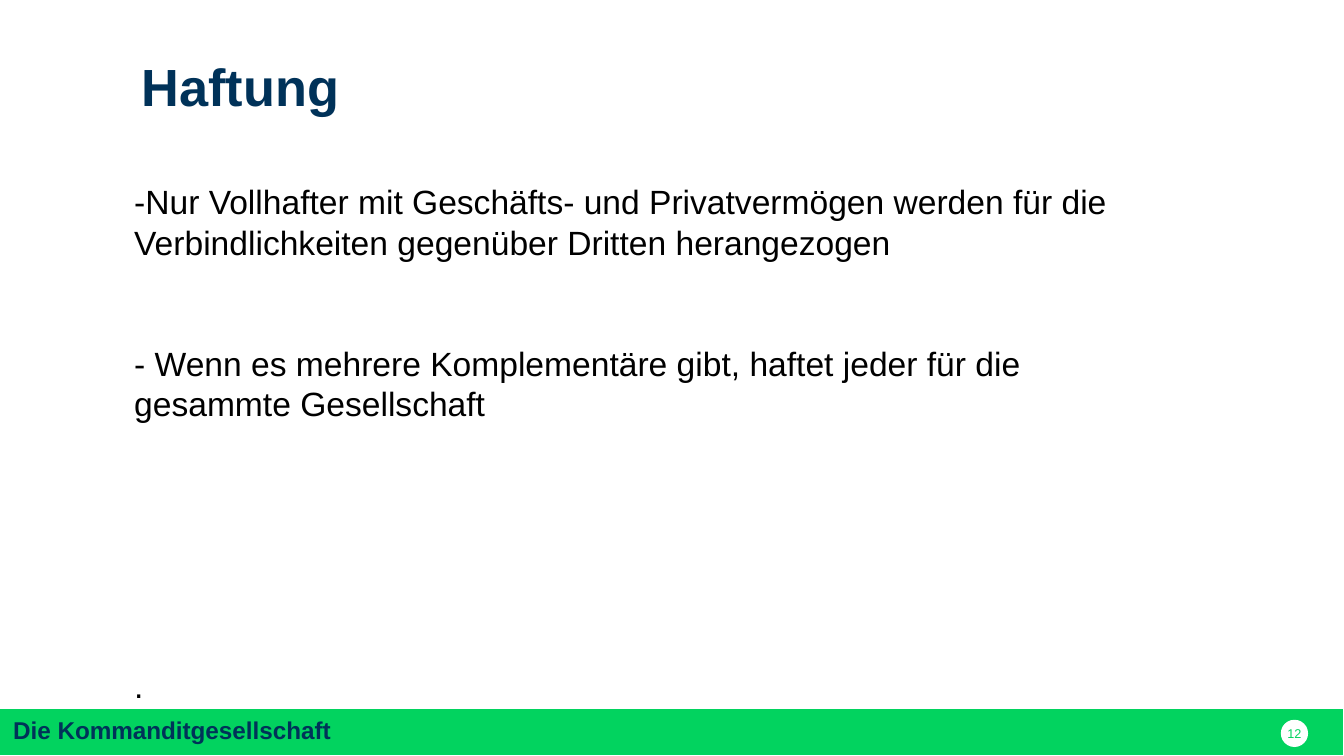
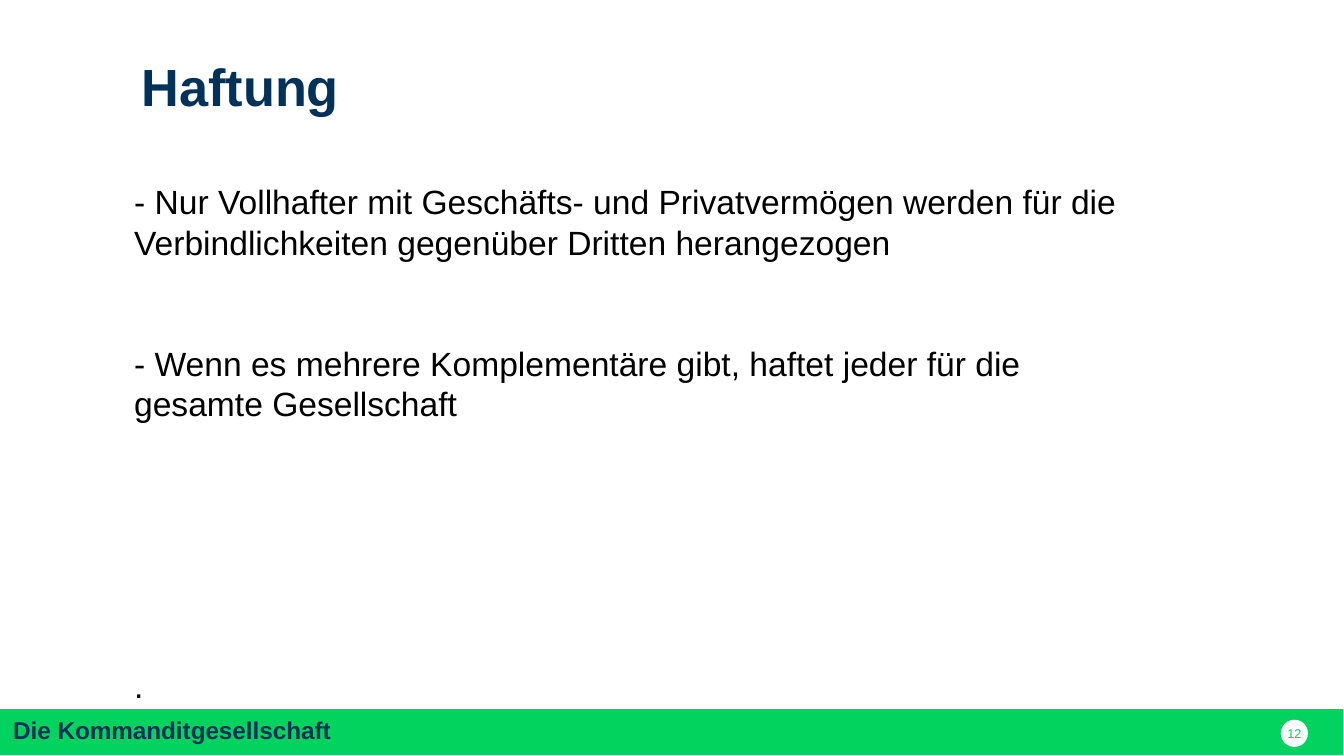
Before and after one commit to nodeg/exercises, a slide deck: slide 12 of FINAL_Referat_BWP_FINAL.pptx. Drawn at 1344x756 pixels with LibreOffice and Linux fonts; fonts in the diff are those of the drawing. Boxes give left, top, right and bottom in pixels: in the first picture for what was removed or moved away, otherwise in the second. Text is boxed around its words. In the diff, an @@ line names an element or a change of style, - is before the commit and + after.

```diff
--- a/FINAL_Referat_BWP_FINAL.pptx
+++ b/FINAL_Referat_BWP_FINAL.pptx
@@ text at <box>134,189,1116,422</box>: text changed @@
--Nur Vollhafter mit Geschäfts- und Privatvermögen werden für die Verbindlichkeiten gegenüber Dritten herangezogen
-- Wenn es mehrere Komplementäre gibt, haftet jeder für die gesammte Gesellschaft
+- Nur Vollhafter mit Geschäfts- und Privatvermögen werden für die Verbindlichkeiten gegenüber Dritten herangezogen
+- Wenn es mehrere Komplementäre gibt, haftet jeder für die gesamte Gesellschaft
```
Also in this commit, not shown: 9 other slides changed, 1 slide added, 3 slides removed.
